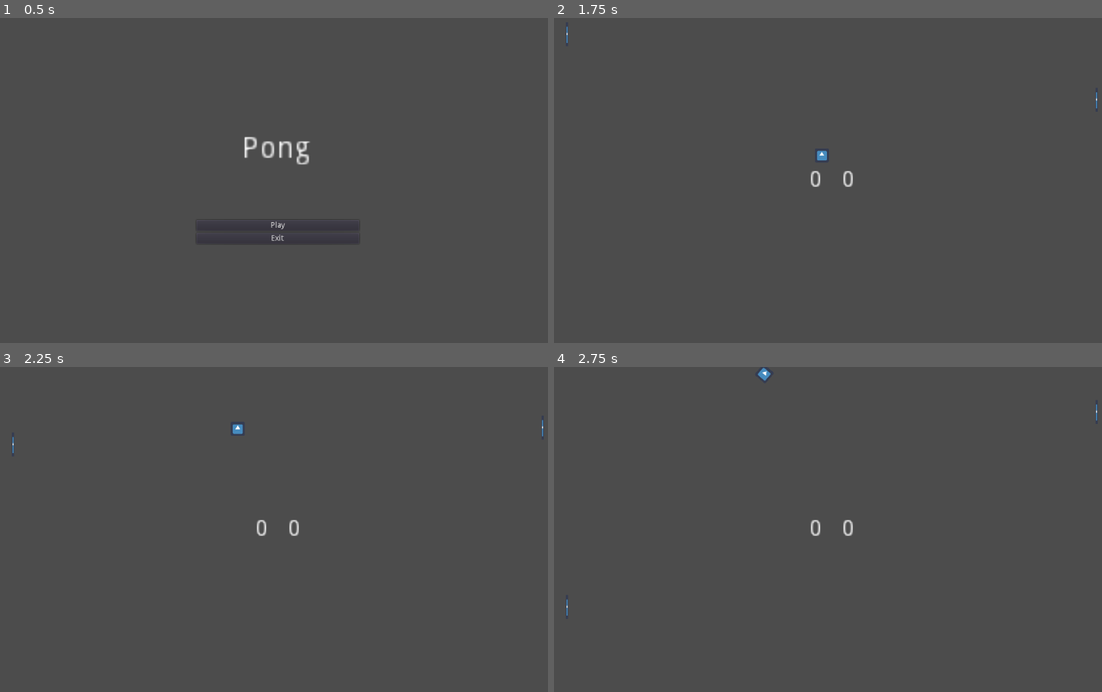
Above: before the commit, frames 1-4 (two rows, left to right).
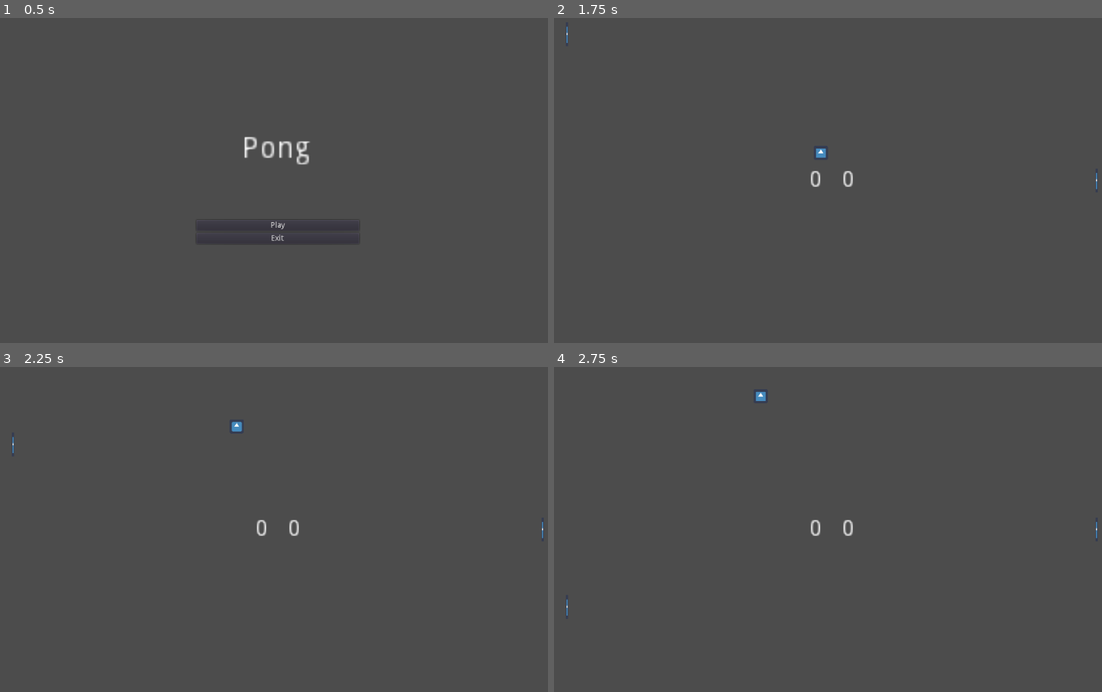
Above: after the commit, the same moments.

Repository: paomwattana/godot-pong
Game: Godot game, scene res://StartMenu.tscn
The game is run twice, just before and just after one commit, with the same random seed, the same clock (stepped at 60 frames per second) and the same inputs. The engine's default icon, where the game draws it, is replaced by a stand-in: a white triangle on a blue panel in a dark square.
Inputs:
- Up to frame 1 (0.5 s): no input
- Up to frame 2 (1.75 s): click "Play" at 0.5 s; tap Enter at 1.25 s; hold Up (ui_up) from 1.28 s (still down)
- Up to frame 3 (2.25 s): release Up (ui_up) at 2.03 s; hold Down (ui_down) from 2.03 s (still down)
- Up to frame 4 (2.75 s): keep holding Down (ui_down)

Frame 1 is identical in both runs. In frame 2, less than 0.1% of the frame differs, in the area x 47-100%, y 22-53%; in frame 3, less than 0.1%; in frame 4, 0.1%, in the area x 36-100%, y 0-53%.

Commit message:
ball reflection allows paddle overlap + random dir

Diff:
--- a/Ball.gd
+++ b/Ball.gd
@@ -1,33 +1,32 @@
-extends RigidBody2D
+extends Area2D
 
 var rng = RandomNumberGenerator.new()
+var velocity = Vector2.ZERO
 export var MAX_SPEED = 300
 
 func _ready():
 	rng.randomize()
 
 	# randomize direction
-	linear_velocity.x = rng.randf_range(-1, 1)
-	linear_velocity.y = rng.randf_range(-1, 1)
-	linear_velocity = linear_velocity.normalized() # turn into unit vector
+	velocity.x = rng.randf_range(-1, 1)
+	velocity.y = rng.randf_range(-1, 1)
+	velocity = velocity.normalized() # turn into unit vector
 
-	linear_velocity *= MAX_SPEED
+	velocity *= MAX_SPEED
 
 func _physics_process(delta):
 	# todo: bug where you can vertically push the ball and exert extra force
 	# todo: sometimes tilt too
-	pass
-
-
-func _on_GoalLeft_body_entered(_body):
-	queue_free()
+	position.x += velocity.x * delta
+	position.y += velocity.y * delta
 
 func _on_Ball_body_entered(body:Node):
 	if body.name == "PaddlePlayer" || body.name == "PaddleAI": # PaddlePlayer or PaddleAI
-		linear_velocity.x = -linear_velocity.x
-		linear_velocity.y = rng.randf_range(-1, 1)
-		linear_velocity = linear_velocity.normalized() # turn into unit vector
+		# to be replaced with proper physics, random for now
+		velocity.x = -velocity.x
+		velocity.y = rng.randf_range(-1, 1) * MAX_SPEED
+		velocity = velocity.normalized() # turn into unit vector
 
-		linear_velocity *= MAX_SPEED
+		velocity *= MAX_SPEED
 	else:
-		linear_velocity.y = -linear_velocity.y
+		velocity.y = -velocity.y
--- a/Ball.tscn
+++ b/Ball.tscn
@@ -6,9 +6,7 @@
 [sub_resource type="CircleShape2D" id=1]
 radius = 13.0
 
-[node name="Ball" type="RigidBody2D"]
-gravity_scale = 0.0
-contact_monitor = true
+[node name="Ball" type="Area2D"]
 linear_damp = 0.0
 script = ExtResource( 2 )
 
@@ -18,3 +16,5 @@
 
 [node name="CollisionShape2D" type="CollisionShape2D" parent="."]
 shape = SubResource( 1 )
+
+[connection signal="body_entered" from="." to="." method="_on_Ball_body_entered"]
--- a/Game.gd
+++ b/Game.gd
@@ -20,13 +20,13 @@
 			pass
 		self.add_child(gameOverMenu)
 
-func _on_GoalLeft_body_entered(_body):
+func _on_GoalLeft_area_entered(_body):
 	scoreAI += 1
 	$Scores/AIScore.text = str(scoreAI)
 	checkGameOver()
 	ballSpawnTimer.start()
 
-func _on_GoalRight_body_entered(_body):
+func _on_GoalRight_area_entered(_body):
 	scorePlayer += 1
 	$Scores/PlayerScore.text = str(scorePlayer)
 	checkGameOver()
--- a/Game.tscn
+++ b/Game.tscn
@@ -73,6 +73,6 @@
 [node name="BallSpawnTimer" type="Timer" parent="."]
 one_shot = true
 
-[connection signal="body_entered" from="GoalLeft" to="." method="_on_GoalLeft_body_entered"]
-[connection signal="body_entered" from="GoalRight" to="." method="_on_GoalRight_body_entered"]
+[connection signal="area_entered" from="GoalLeft" to="." method="_on_GoalLeft_area_entered"]
+[connection signal="area_entered" from="GoalRight" to="." method="_on_GoalRight_area_entered"]
 [connection signal="timeout" from="BallSpawnTimer" to="." method="_on_BallSpawnTimer_timeout"]
--- a/PaddleAI.gd
+++ b/PaddleAI.gd
@@ -17,9 +17,9 @@
 	velocity = move_and_slide(velocity)
 
 
-func _on_DetectionArea2D_body_entered(body:Node):
-	ball = body
+func _on_DetectionArea2D_area_entered(area):
+	ball = area
 
 
-func _on_DetectionArea2D_body_exited(body:Node):
+func _on_DetectionArea2D_area_exited(area):
 	ball = null
--- a/PaddleAI.tscn
+++ b/PaddleAI.tscn
@@ -26,5 +26,7 @@
 position = Vector2( -156, 0 )
 shape = SubResource( 2 )
 
+[connection signal="area_entered" from="DetectionArea2D" to="." method="_on_DetectionArea2D_area_entered"]
+[connection signal="area_exited" from="DetectionArea2D" to="." method="_on_DetectionArea2D_area_exited"]
 [connection signal="body_entered" from="DetectionArea2D" to="." method="_on_DetectionArea2D_body_entered"]
 [connection signal="body_exited" from="DetectionArea2D" to="." method="_on_DetectionArea2D_body_exited"]
